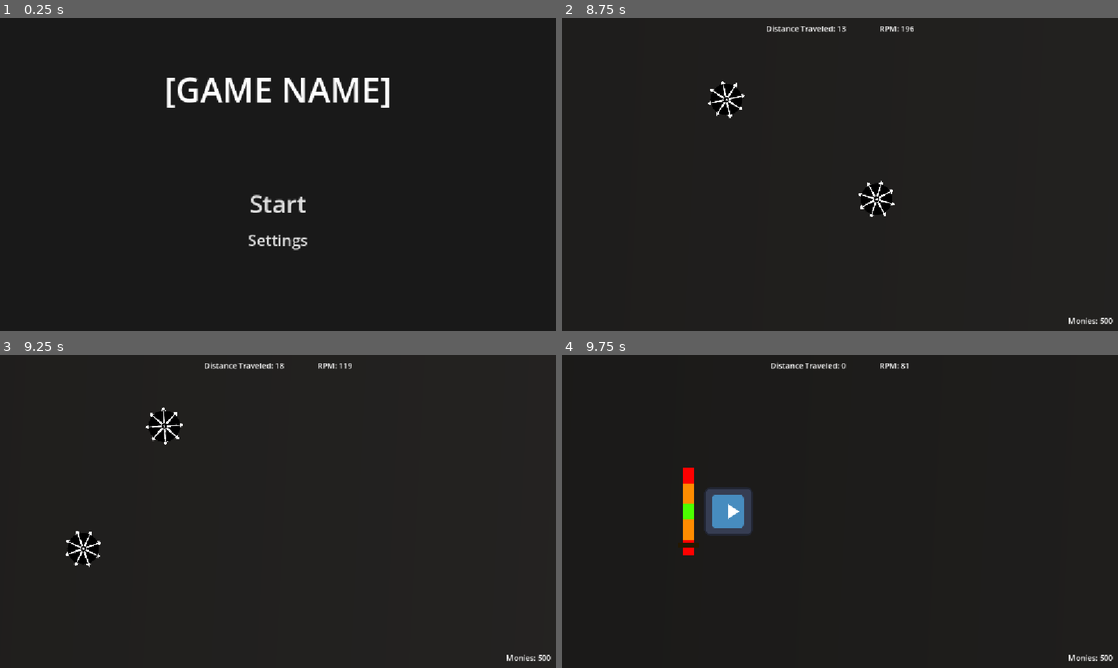
Above: before the commit, frames 1-4 (two rows, left to right).
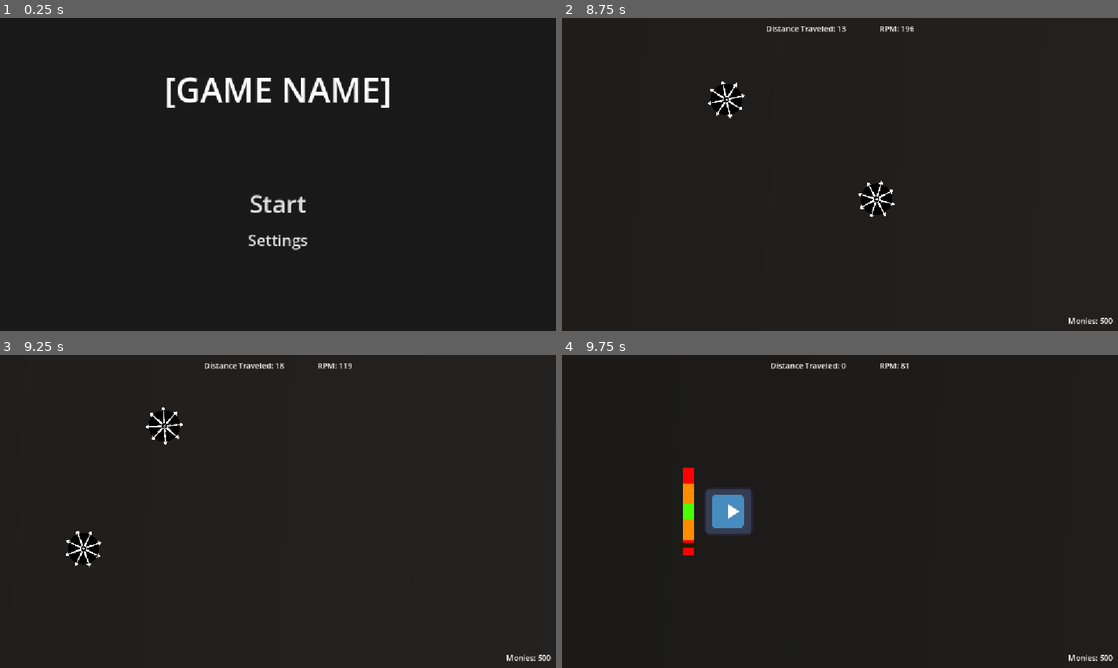
Above: after the commit, the same moments.

Repository: ryder-james/AVerySeriousGameJam
Game: Godot game, scene res://ui/main_menu.tscn
Two runs of this game, one before a commit and one after it. Both use one fixed random seed, a clock stepped at 60 frames per second and the inputs below. The engine's default icon, where the game draws it, is replaced by a stand-in: a white triangle on a blue panel in a dark square.
Inputs:
- Up to frame 1 (0.25 s): no input
- Up to frame 2 (8.75 s): click "Start" at 0.5 s; tap Enter at 1.25, 3.5, 6.5 s; hold A (ccw) 1.28-2.03 s; tap Space (launch) at 2, 2.85, 4.25, 5.1, 7.35 s; tap D (cw) at 2.1, 6.6 s; tap A (ccw) at 3.6, 8.1 s; hold D (cw) 4.28-5.03 s; hold A (ccw) 5.78-6.53 s
- Up to frame 3 (9.25 s): hold D (cw) from 8.78 s (still down)
- Up to frame 4 (9.75 s): release D (cw) at 9.53 s; tap Space (launch) at 9.6 s

Frames 1-2 are identical in both runs. In frame 3, 0.2% of the frame differs, in the area x 11-33%, y 16-68%; in frame 4, nothing differs.

Commit message:
Increase clash distance

Diff:
--- a/beyblade/beyblade.tscn
+++ b/beyblade/beyblade.tscn
@@ -1,11 +1,8 @@
 [gd_scene format=3 uid="uid://bwpfbwm75cowr"]
 
 [ext_resource type="Script" uid="uid://dvgou34t5mt21" path="res://beyblade/beyblade.gd" id="1_e03yv"]
-
 [ext_resource type="Texture2D" uid="uid://dot4edvib1brr" path="res://beyblade/skins/beyblade.png" id="2_qg5uo"]
-
 [ext_resource type="PackedScene" uid="uid://cx3i400ddurxv" path="res://beyblade/steering.tscn" id="3_0vtsf"]
-
 
 [sub_resource type="PhysicsMaterial" id="PhysicsMaterial_gqbix"]
 friction = 0.0
@@ -18,8 +15,8 @@
 radius = 400.0
 
 [sub_resource type="Curve" id="Curve_orwns"]
-_data = [Vector2(0, 0), 0.0, 1.4, 0, 0, Vector2(1, 1), 0.0, 0.0, 0, 0]
-point_count = 2
+_data = [Vector2(0, 0), 0.0, 1.4, 0, 0, Vector2(0.6900826, 0.64044946), 4.106397, 4.106397, 0, 0, Vector2(1, 1), 0.0, 0.0, 0, 0]
+point_count = 3
 
 [node name="Beyblade" type="RigidBody2D" unique_id=414612044 groups=["Player"]]
 mass = 0.1
@@ -31,7 +28,7 @@
 angular_damp = 1.0
 script = ExtResource("1_e03yv")
 gravity_force = 100.0
-clash_detection_distance = 60.0
+clash_detection_distance = 100.0
 
 [node name="Visual" type="Sprite2D" parent="." unique_id=1297228985]
 unique_name_in_owner = true
